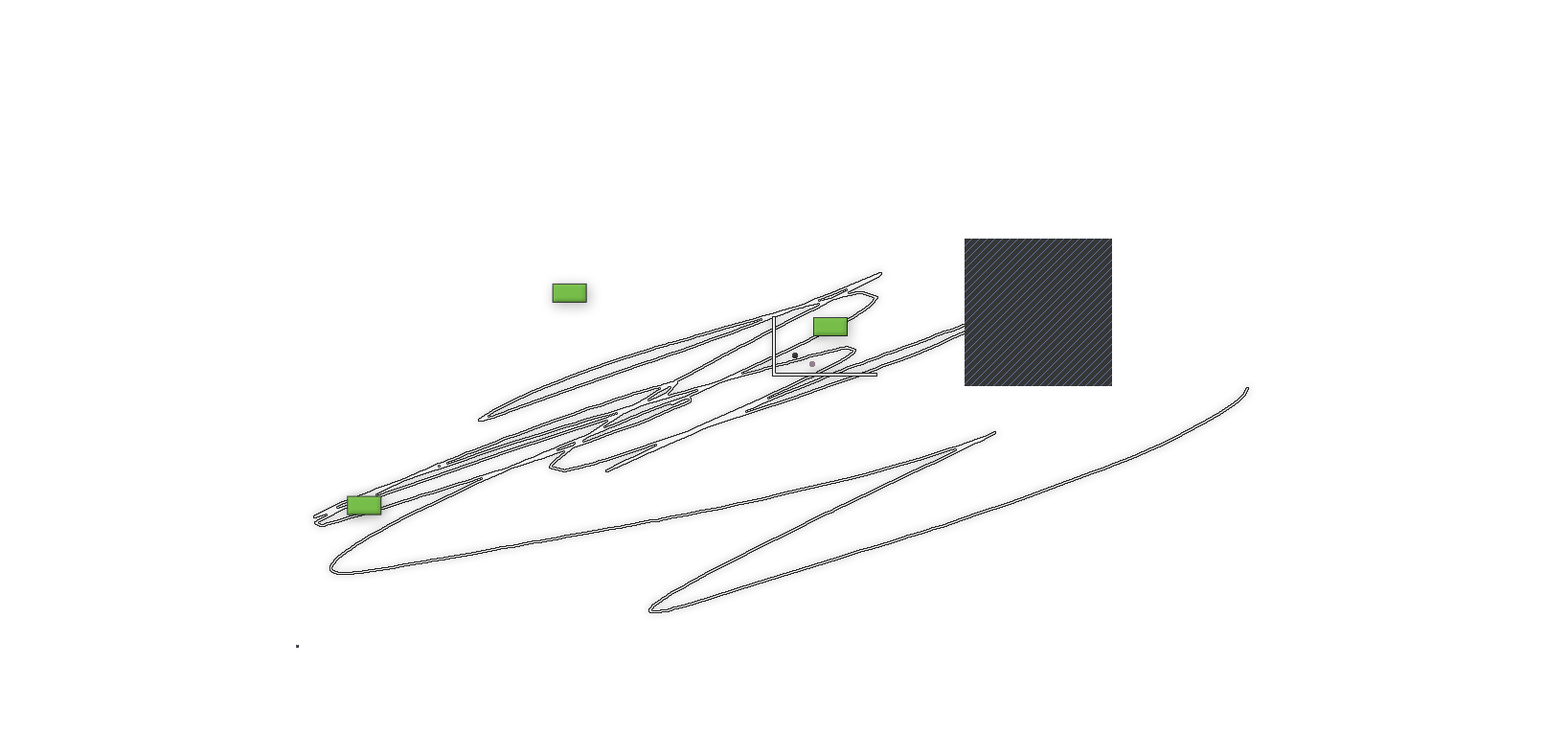
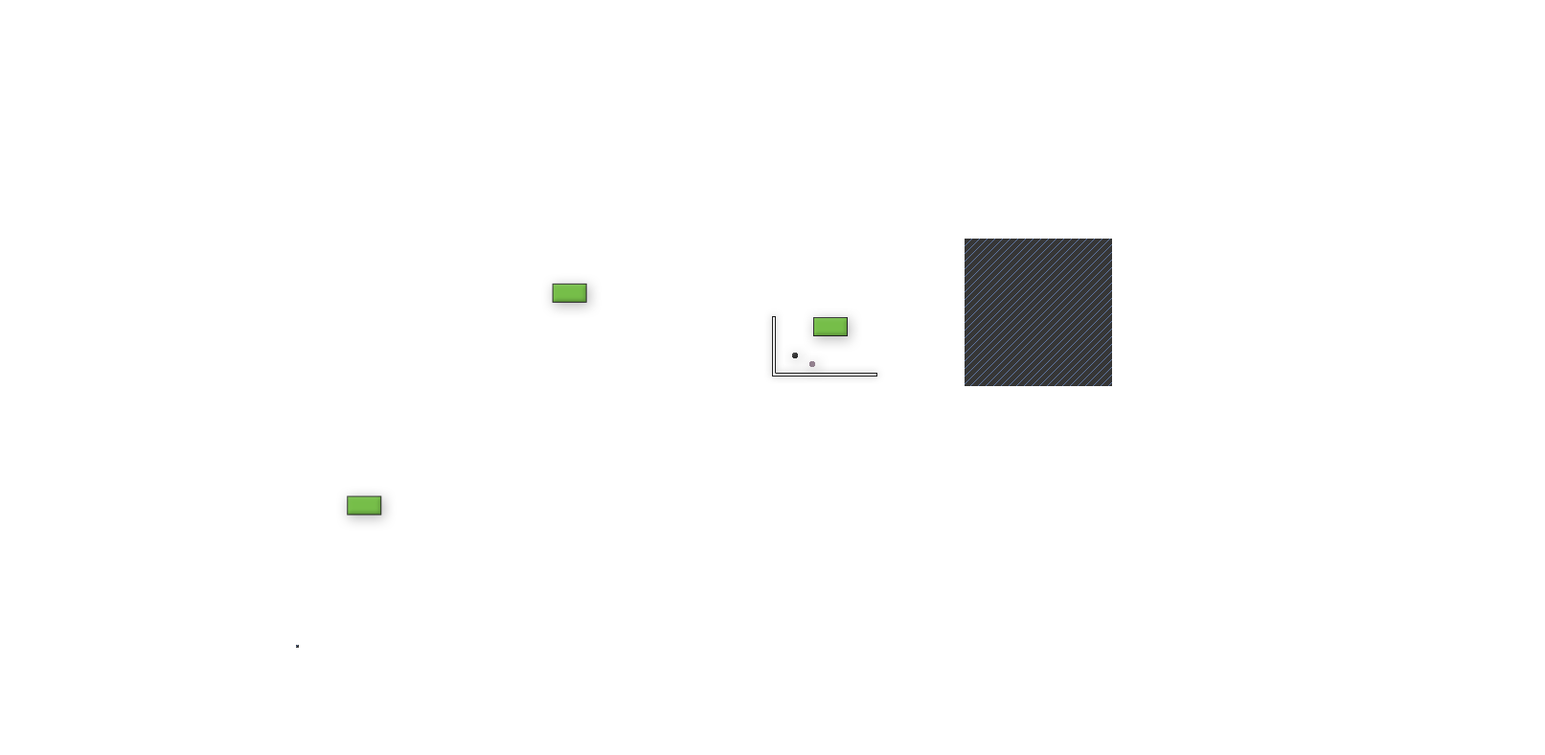
Before/after of a 1545x755 layered artwork. What changed in the layer stack:
hid group "Floorplan" (6 layers) over [313, 266, 1249, 613]
